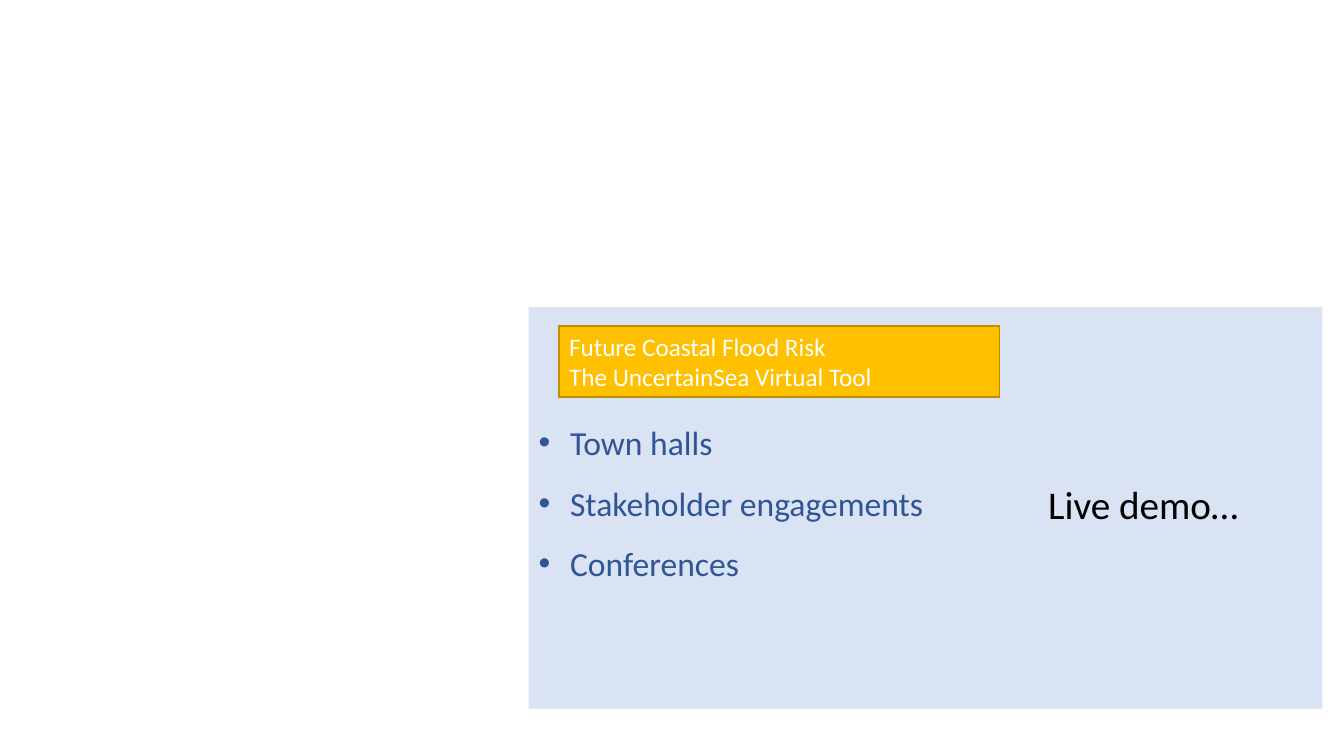
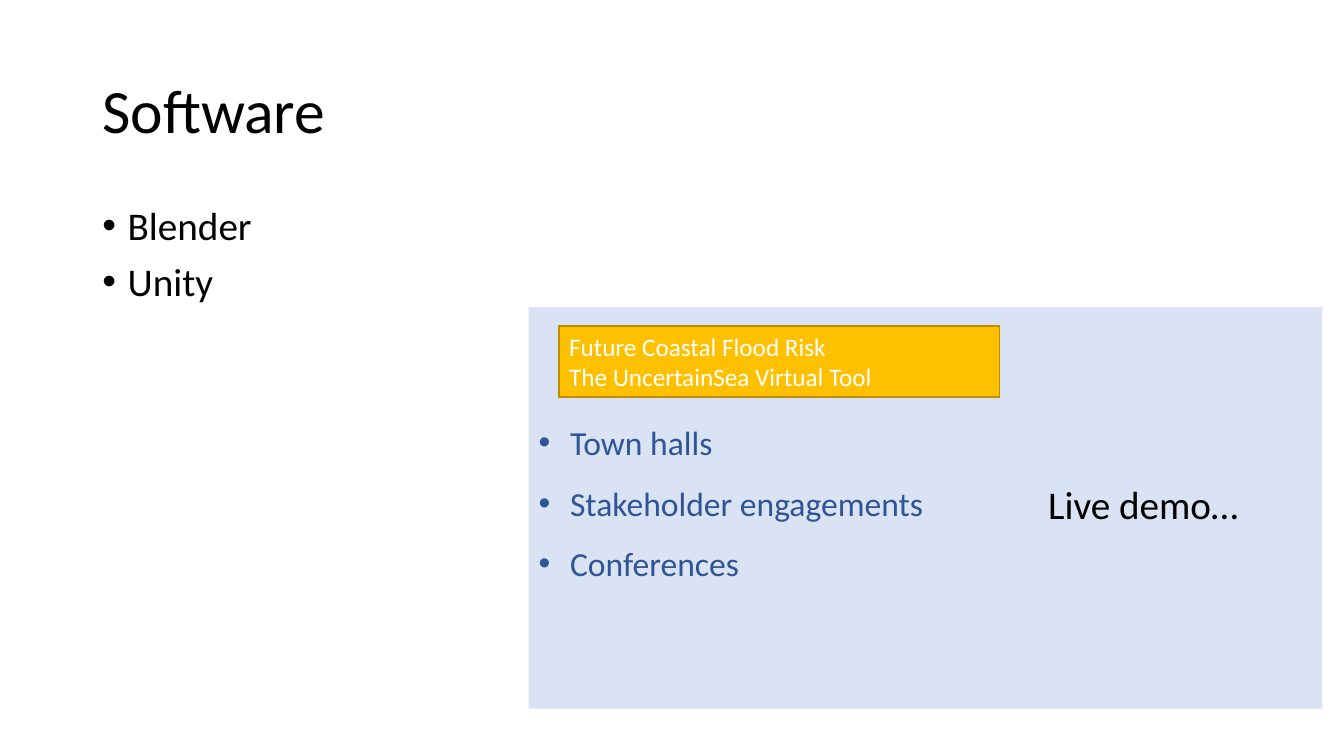
Before and after one commit to TPerkins94/UncertainSea, a slide deck: slide 6 of UncertainSea presentation 2021-03-17.pptx (slide 5 before the commit). Drawn at 1344x756 pixels with LibreOffice and Linux fonts; fonts in the diff are those of the drawing. Boxes give left, top, right and bottom in pixels: in the first picture for what was removed or moved away, otherwise in the second. Text is boxed around its words. In the diff, an @@ line names an element or a change of style, - is before the commit and + after.

```diff
--- a/UncertainSea presentation 2021-03-17.pptx
+++ b/UncertainSea presentation 2021-03-17.pptx
@@ title added at [102, 90, 325, 134], 44 pt, text #000000 @@
+Software
@@ text added at [128, 212, 252, 303], 28 pt, text #000000 @@
+• Blender
+• Unity
```
Also in this commit, not shown: 2 other slides changed, 1 slide added, 1 other file.
